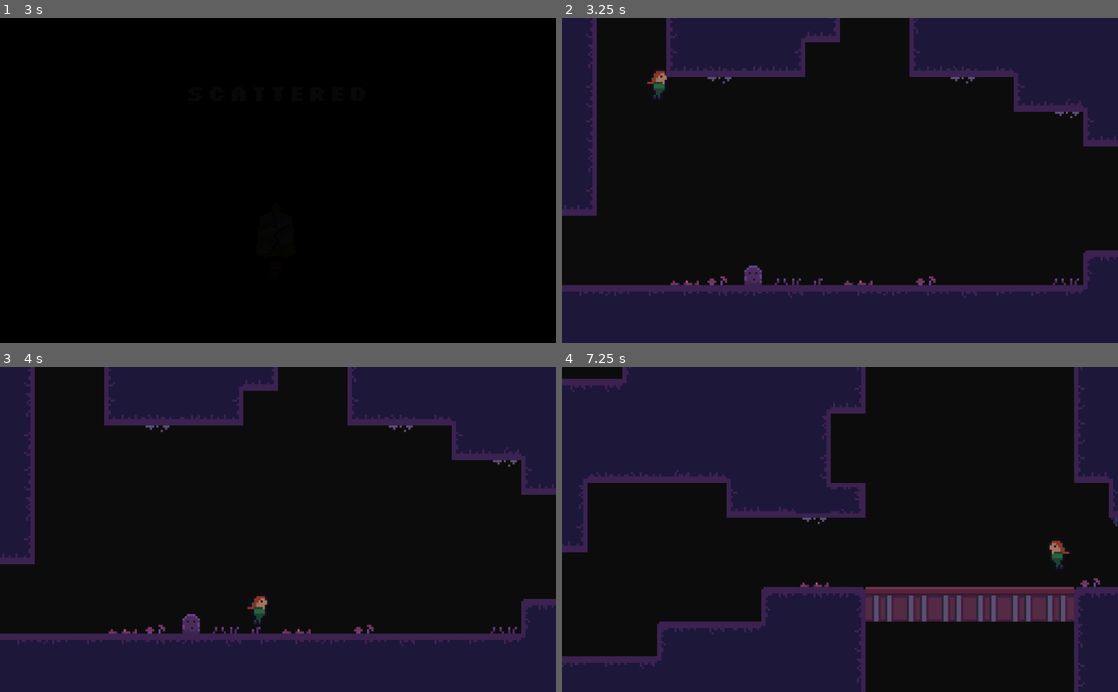
Above: before the commit, frames 1-4 (two rows, left to right).
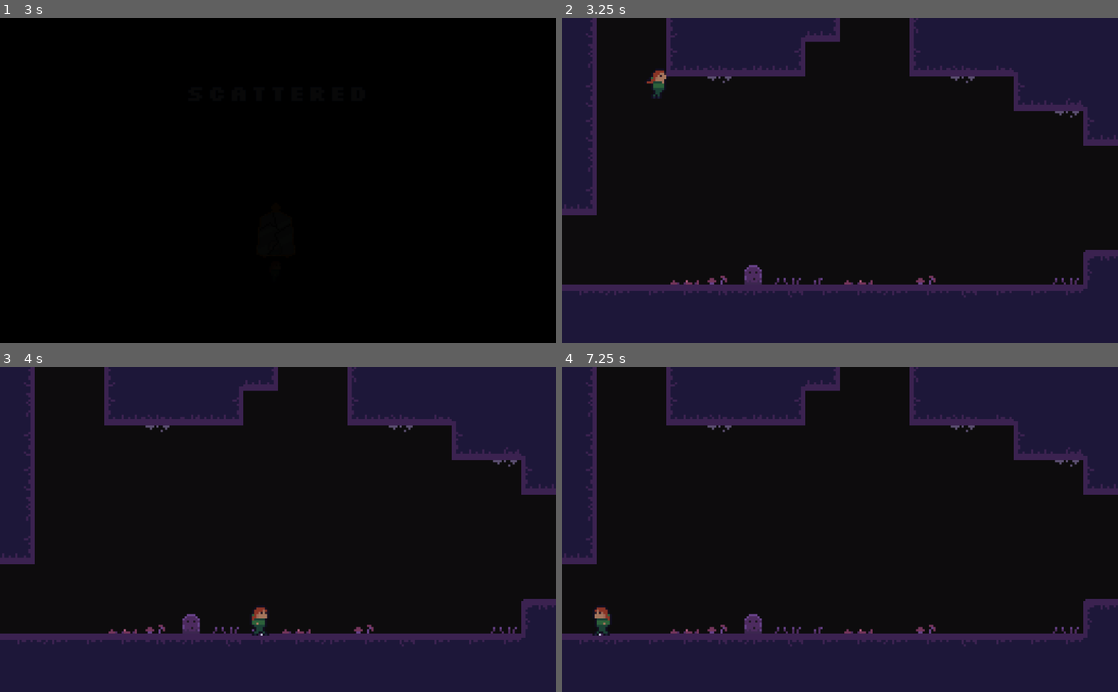
Above: after the commit, the same moments.

Repository: voidboxgames/escave
Game: Godot game, scene res://assets/scenes/Intro.tscn
Same seed, same stepped clock (60 frames per second), same inputs: the game is played once before the commit and once after it.
Inputs:
- Up to frame 1 (3 s): tap Enter (ui_accept) at 0.5, 1.35, 2 s; hold Enter (ui_accept) 0.53-1.28 s; hold D (right) 0.53-2.03 s; tap K (dash) at 0.6, 2.3, 2.85 s; tap J (jump) at 0.77, 1.07, 1.52, 1.55, 1.82 s; hold A (left) 2.03-2.78 s; hold J (jump) 2.03-2.78 s; hold D (right) from 2.78 s (still down)
- Up to frame 2 (3.25 s): keep holding D (right); tap J (jump) at 3.02 s; tap Enter (ui_accept) at 3.05 s
- Up to frame 3 (4 s): keep holding D (right); tap J (jump) at 3.32, 3.77, 3.8 s; hold Enter (ui_accept) from 3.53 s (still down)
- Up to frame 4 (7.25 s): tap J (jump) at 4.07, 4.52, 4.82, 5.85, 6.02, 6.32, 6.77, 7.07 s; release D (right) at 4.28 s; release Enter (ui_accept) at 4.28 s; hold A (left) 4.28-5.03 s; tap K (dash) at 4.35, 6.6 s; hold D (right) 5.03-5.78 s; hold Enter (ui_accept) 5.03-5.78 s; hold A (left) from 5.78 s (still down)

Frame 1 is identical in both runs. In frame 2, 0.8% of the frame differs, in the area x 0-100%, y 0-85%; in frame 3, 0.3%; in frame 4, 41%, in the area x 0-100%, y 0-100%.

Commit message:
shake dash

Diff:
--- a/assets/scenes/Level.gd
+++ b/assets/scenes/Level.gd
@@ -74,6 +74,5 @@
 	current_room.offset.x = max_offset.x * amount * rand_range(-1, 1)
 	current_room.offset.y = max_offset.y * amount * rand_range(-1, 1)
 
-func _input(event: InputEvent) -> void:
-	if event.is_action_pressed("ui_accept"):
-		set_trauma(0.2)
+func _on_Player_dash() -> void:
+	set_trauma(0.18)
--- a/assets/scenes/Testworld.tscn
+++ b/assets/scenes/Testworld.tscn
@@ -441,8 +441,6 @@
 
 [node name="Player" parent="YSort" instance=ExtResource( 1 )]
 position = Vector2( -102.238, -57.7495 )
-max_dashes = 2
-can_jump = true
 
 [node name="gruond" type="TileMap" parent="YSort"]
 tile_set = SubResource( 35 )
@@ -628,6 +626,7 @@
 pause_mode = 2
 stream = ExtResource( 8 )
 autoplay = true
+[connection signal="dash" from="YSort/Player" to="." method="_on_Player_dash"]
 [connection signal="dead" from="YSort/Player" to="." method="_on_Player_dead"]
 [connection signal="visibility_changed" from="YSort/Player" to="." method="_on_Player_visibility_changed"]
 [connection signal="body_entered" from="YSort/Rooms/Room8/MoodChange" to="." method="_on_MoodChange_body_entered"]
--- a/assets/scenes/title.tscn
+++ b/assets/scenes/title.tscn
@@ -65,8 +65,7 @@
 } ]
 }
 
-[sub_resource type="Animation" id=2]
-resource_name = "fade"
+[sub_resource type="Animation" id=3]
 tracks/0/type = "value"
 tracks/0/path = NodePath("ColorRect2:color")
 tracks/0/interp = 1
@@ -145,8 +144,8 @@
 
 [node name="AnimationPlayer" type="AnimationPlayer" parent="."]
 autoplay = "fade"
-anims/crack = SubResource( 4 )
-anims/fade = SubResource( 2 )
+anims/crack = SubResource( 2 )
+anims/fade = SubResource( 3 )
 
 [node name="AudioStreamPlayer" type="AudioStreamPlayer" parent="."]
 stream = ExtResource( 4 )
--- a/assets/scripts/Player/Player.gd
+++ b/assets/scripts/Player/Player.gd
@@ -16,6 +16,7 @@
 var direction = Vector2.LEFT
 
 signal dead
+signal dash
 
 enum powers {
 	NONE,
--- a/assets/scripts/Player/PlayerStateMachine.gd
+++ b/assets/scripts/Player/PlayerStateMachine.gd
@@ -105,6 +105,7 @@
 			if [states.run, states.idle].has(old_state):
 				coyote_timer.start()
 		states.dash:
+			parent.emit_signal("dash")
 			$Sounds/Dash.play()
 			dash_timer.start()
 
Not shown: 2 places in assets/scenes/title.tscn that only renumber resources
